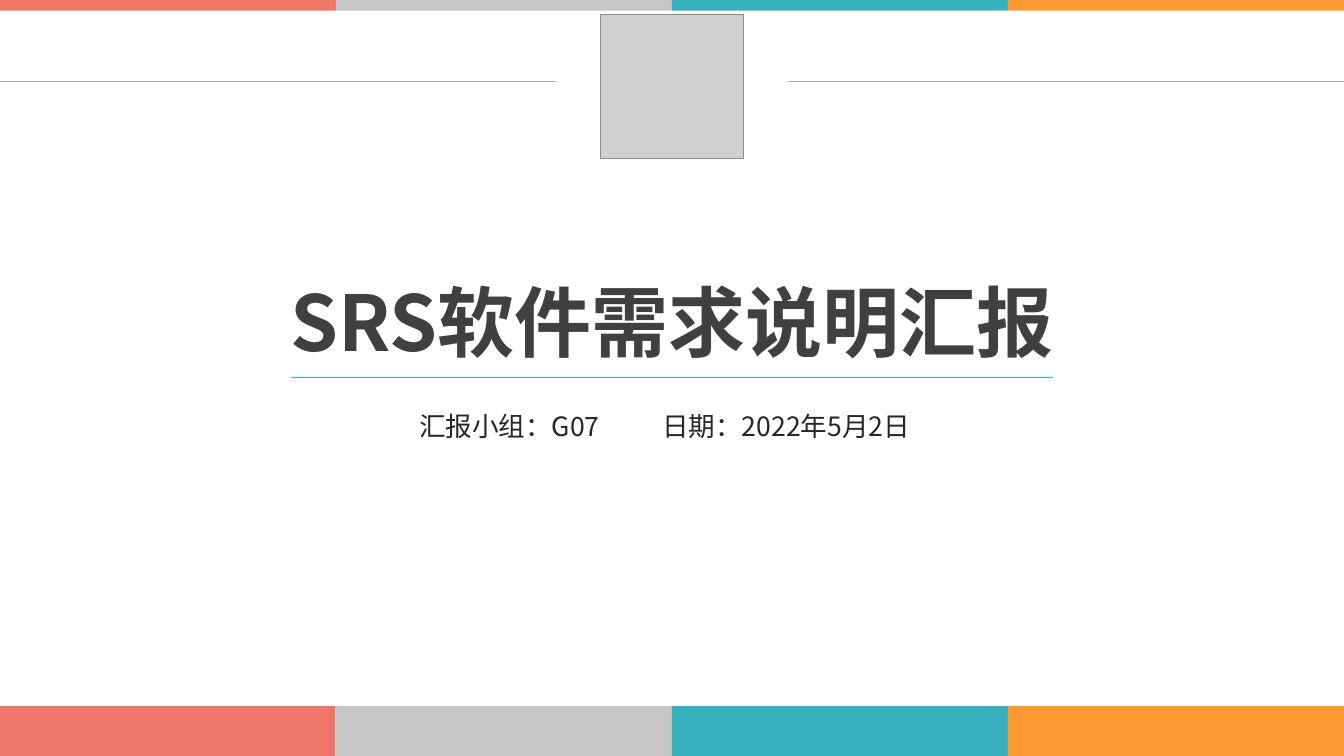
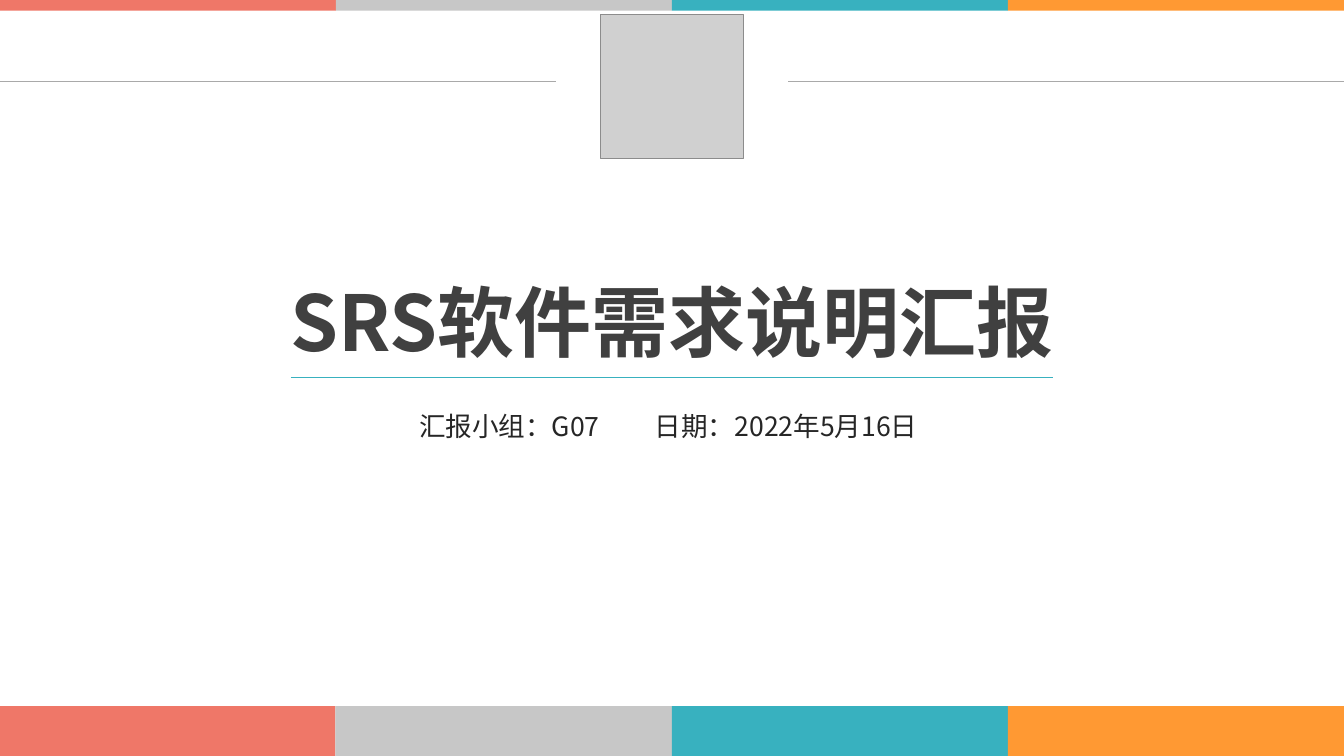
Before and after one commit to on6nx/requirement, a slide deck: slide 1 of 3.requirement/SRS软件需求说明汇报.pptx. Drawn at 1344x756 pixels with LibreOffice and Linux fonts; fonts in the diff are those of the drawing; grey boxes stand for pictures. Boxes give left, top, right and bottom in pixels: in the first picture for what was removed or moved away, otherwise in the second. Text is boxed around its words. In the diff, an @@ line names an element or a change of style, - is before the commit and + after.

```diff
--- a/3.requirement/SRS软件需求说明汇报.pptx
+++ b/3.requirement/SRS软件需求说明汇报.pptx
@@ text at [655,413,917,438]: text changed @@
-日期：2022年5月2日
+日期：2022年5月16日
```
Also in this commit, not shown: 6 other slides changed, 6 other files.
